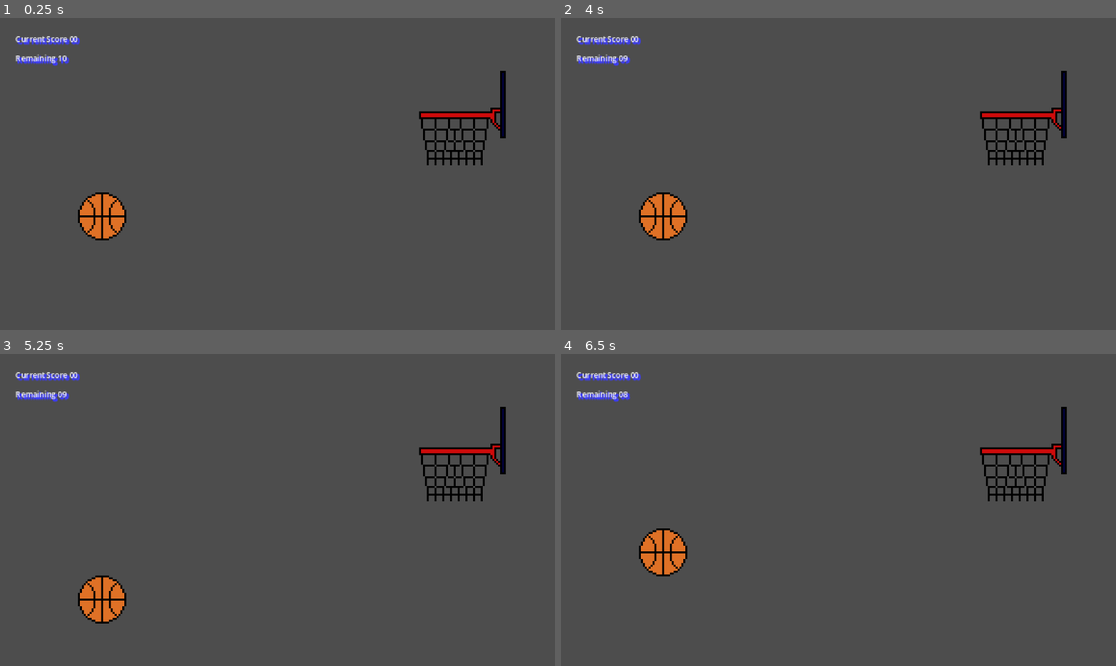
Above: before the commit, frames 1-4 (two rows, left to right).
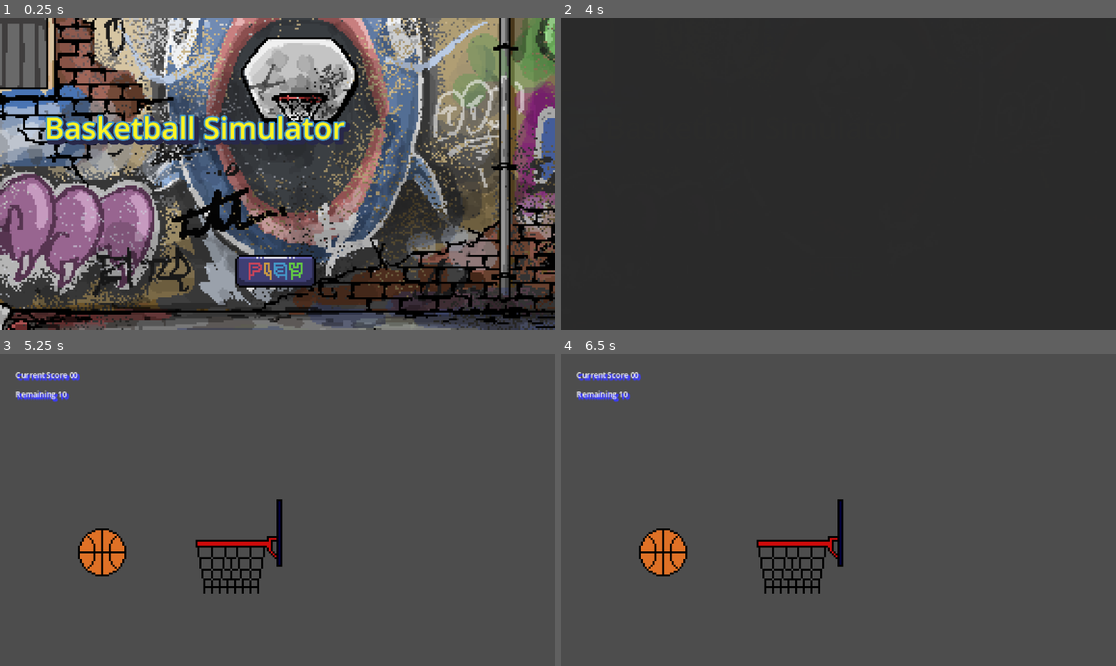
Above: after the commit, the same moments.

Repository: KodeDino/basketball-shooter-simulator
Game: Godot game, scene res://Scenes/MainMenu/MainMenu.tscn
Two runs of this game, one before a commit and one after it. Both use one fixed random seed, a clock stepped at 60 frames per second and the inputs below. Before the commit the project starts from res://Scenes/Main/main.tscn. Sound files missing from this copy of the repository are replaced by a short silence.
Inputs (mouse positions are in pixels of both pictures, inside the frame that each line leads up to):
- Up to frame 1 (0.25 s): no input
- Up to frame 2 (4 s): click (838, 270) at 0.52 s; click (838, 270) at 1.27 s; click (838, 270) at 2.02 s; tap Enter at 2.75 s; drag from (660, 217) to (1016, 117) at 2.77 s; drag from (727, 189) to (1016, 117) at 3.52 s
- Up to frame 3 (5.25 s): move the mouse to (99, 553) at 4.27 s; press the mouse at (99, 553) at 4.28 s; release the mouse at (99, 553) at 5 s; tap Space at 5 s; drag from (249, 572) to (455, 481) at 5.02 s
- Up to frame 4 (6.5 s): tap Enter at 5.75 s; move the mouse to (1005, 556) at 5.77 s; press the mouse at (1005, 556) at 5.78 s

The runs differ from the first frame. In frame 1, 84% of the frame differs, in the area x 0-100%, y 0-100%; in frame 2, 100%; in frame 3, 4.6%; in frame 4, 2.5%.

Commit message:
feat: level one creation

Diff:
--- a/Autoloads/SceneManager.gd
+++ b/Autoloads/SceneManager.gd
@@ -1,6 +1,6 @@
 extends Node
 
-const LEVEL_BASE = preload("res://Scenes/Levels/LevelBase.tscn")
+const LEVEL_ONE = preload("res://Scenes/Levels/LevelOne/LevelOne.tscn")
 const MAIN_MENU = preload("res://Scenes/MainMenu/MainMenu.tscn")
 const TRANSITION = preload("res://Scenes/Transition/Transition.tscn")
 
@@ -16,5 +16,5 @@
 	load_next_scene(MAIN_MENU)
 
 
-func load_level_base() -> void:
-	load_next_scene(LEVEL_BASE)
+func load_level_one() -> void:
+	load_next_scene(LEVEL_ONE)
--- a/Scenes/Levels/LevelBase.tscn
+++ b/Scenes/Levels/LevelBase.tscn
@@ -1,7 +1,6 @@
-[gd_scene load_steps=4 format=3 uid="uid://cnc8vwtc5d7d7"]
+[gd_scene load_steps=3 format=3 uid="uid://cnc8vwtc5d7d7"]
 
 [ext_resource type="Script" uid="uid://fwoe0ky7pfxy" path="res://Scenes/Levels/level_base.gd" id="1_ami44"]
-[ext_resource type="PackedScene" uid="uid://cs7kkatnq4wci" path="res://Scenes/Hoop/Hoop.tscn" id="2_7t6so"]
 [ext_resource type="PackedScene" uid="uid://c0vgtiiioprbo" path="res://Scenes/Hud/Hud.tscn" id="3_63row"]
 
 [node name="LevelBase" type="Node2D"]
@@ -10,9 +9,6 @@
 [node name="BasketballSpawnSpot" type="Marker2D" parent="."]
 position = Vector2(53, 103)
 
-[node name="Hoop" parent="." instance=ExtResource("2_7t6so")]
-position = Vector2(240, 52)
-
 [node name="CanvasLayer" type="CanvasLayer" parent="."]
 
 [node name="Hud" parent="CanvasLayer" instance=ExtResource("3_63row")]
--- /dev/null
+++ b/Scenes/Levels/LevelOne/LevelOne.tscn
@@ -0,0 +1,9 @@
+[gd_scene load_steps=3 format=3 uid="uid://cbbebvloop21"]
+
+[ext_resource type="PackedScene" uid="uid://cnc8vwtc5d7d7" path="res://Scenes/Levels/LevelBase.tscn" id="1_2ocb1"]
+[ext_resource type="PackedScene" uid="uid://cs7kkatnq4wci" path="res://Scenes/Hoop/Hoop.tscn" id="2_orjfg"]
+
+[node name="LevelOne" instance=ExtResource("1_2ocb1")]
+
+[node name="Hoop" parent="." index="1" instance=ExtResource("2_orjfg")]
+position = Vector2(124, 100)
--- a/Scenes/MainMenu/main_menu.gd
+++ b/Scenes/MainMenu/main_menu.gd
@@ -16,4 +16,4 @@
 func _on_texture_button_pressed() -> void:
 	audio_stream_player.play()
 	await audio_stream_player.finished
-	SceneManager.load_level_base()
+	SceneManager.load_level_one()
--- a/project.godot
+++ b/project.godot
@@ -11,7 +11,7 @@
 [application]
 
 config/name="basketball_shooter_simulator"
-run/main_scene="uid://cqjub85myf40l"
+run/main_scene="uid://dabrcvdqw3sq8"
 config/features=PackedStringArray("4.4", "Forward Plus")
 config/icon="res://icon.svg"
 
@@ -29,6 +29,11 @@
 window/size/window_height_override=648
 window/stretch/mode="canvas_items"
 
+[editor]
+
+naming/scene_name_casing=1
+naming/script_name_casing=1
+
 [input]
 
 drag={
Not shown, changed: assets/sprites/sounds/basketball_bounce.mp3.import
Not shown, changed: assets/sprites/sounds/basketball_bounce.mp3
